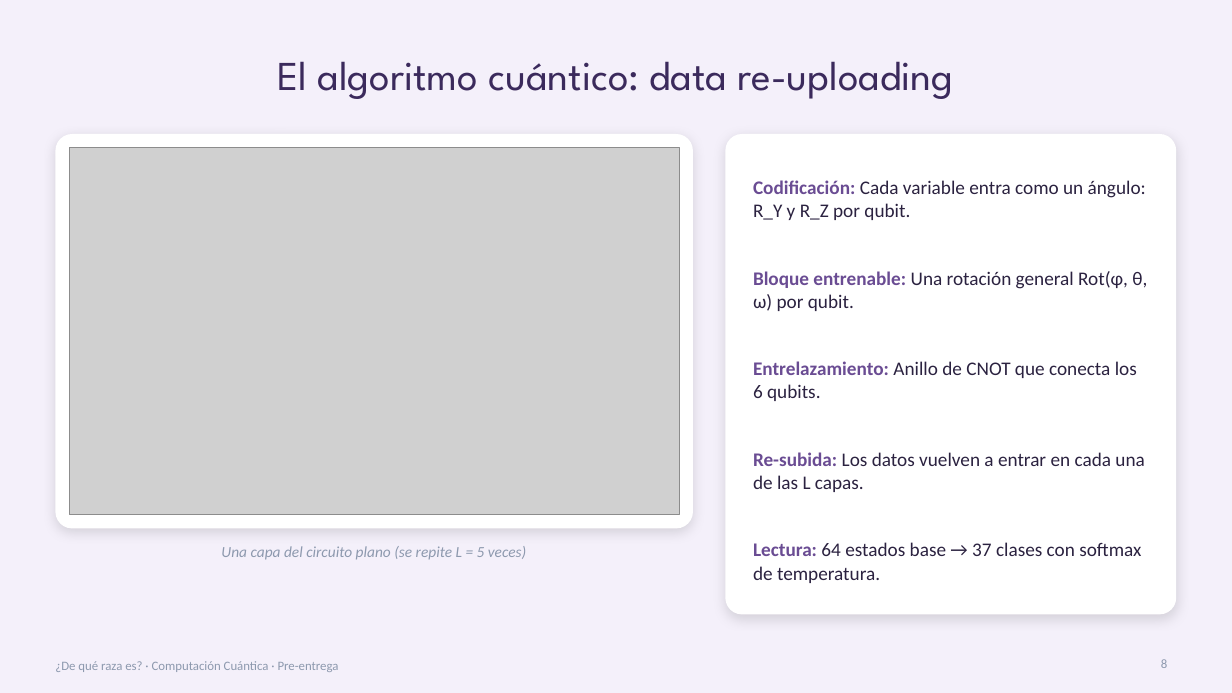
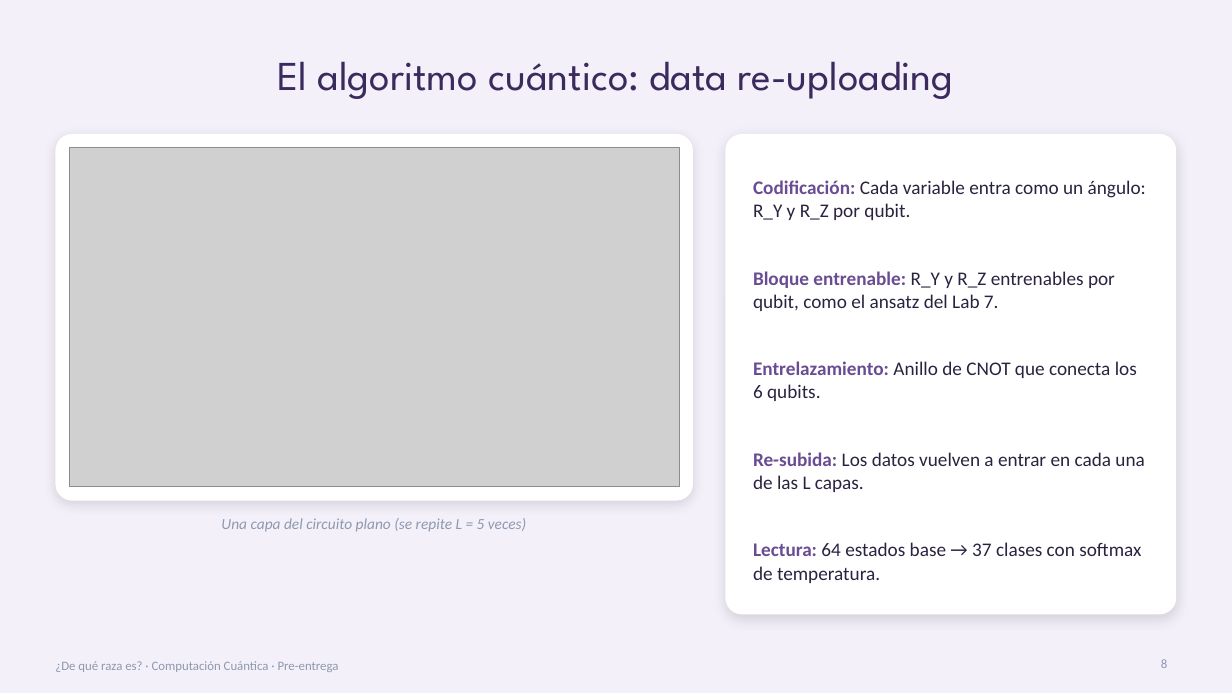
Before and after one commit to KarlaRoChi/Proyecto-FInal-Compu-Cuantica, a slide deck: slide 8 of Presentacion/Presentacion_Preentrega.pptx. Drawn at 1232x693 pixels with LibreOffice and Linux fonts; fonts in the diff are those of the drawing; grey boxes stand for pictures. Boxes give left, top, right and bottom in pixels: in the first picture for what was removed or moved away, otherwise in the second. Text is boxed around its words. In the diff, an @@ line names an element or a change of style, - is before the commit and + after.

```diff
--- a/Presentacion/Presentacion_Preentrega.pptx
+++ b/Presentacion/Presentacion_Preentrega.pptx
@@ rounded rectangle: place and size @@
-rounded rectangle at (55,134,693,529)
+rounded rectangle at (55,134,693,501)
@@ rounded rectangle at (55,134,693,501): proportions changed @@
@@ picture: place and size @@
-picture at (69,148,679,515)
+picture at (69,148,679,487)
@@ text at (753,271,1115,311): text changed @@
-Bloque entrenable: Una rotación general Rot(φ, θ, ω) por qubit.
+Bloque entrenable: R_Y y R_Z entrenables por qubit, como el ansatz del Lab 7.
@@ text "Una capa del circuito plano ...": place and size @@
-text "Una capa del circuito plano ..." at (221,546,526,560)
+text "Una capa del circuito plano ..." at (221,518,526,532)
```
Also in this commit, not shown: 12 other slides changed, 8 other files.
